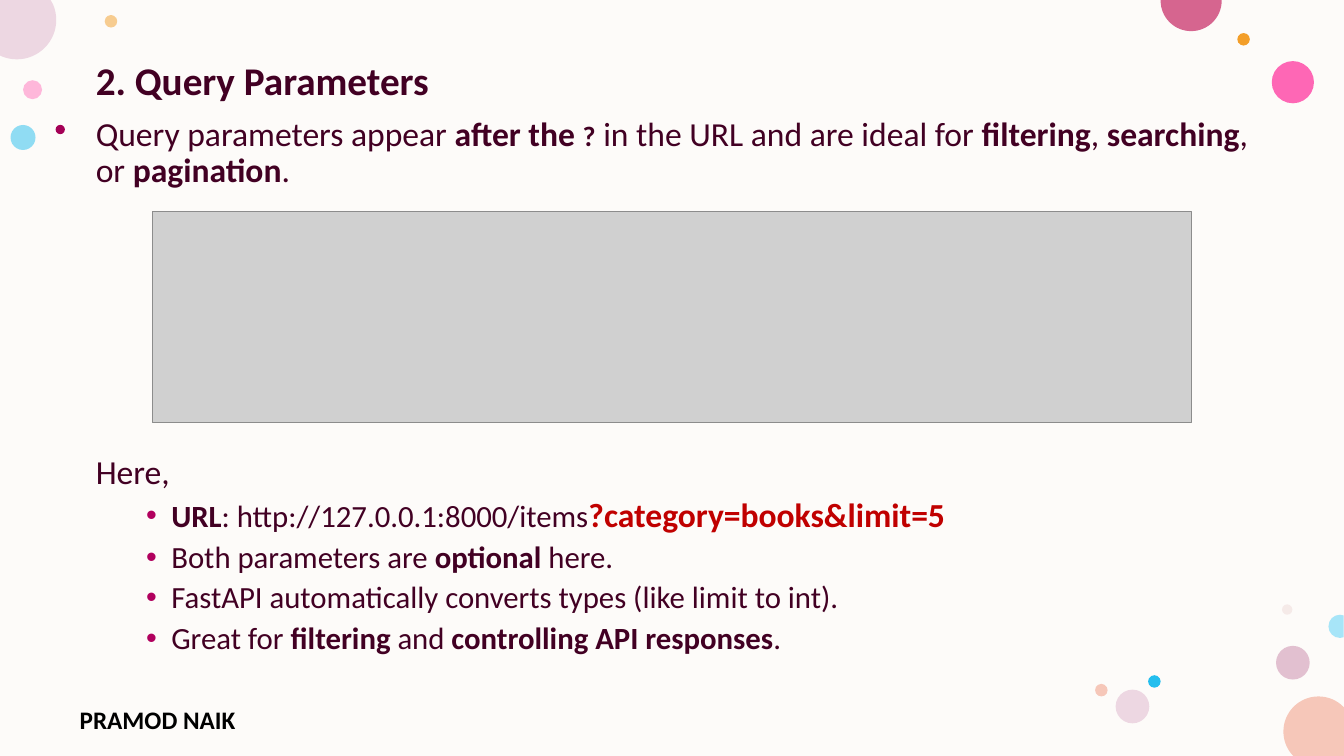
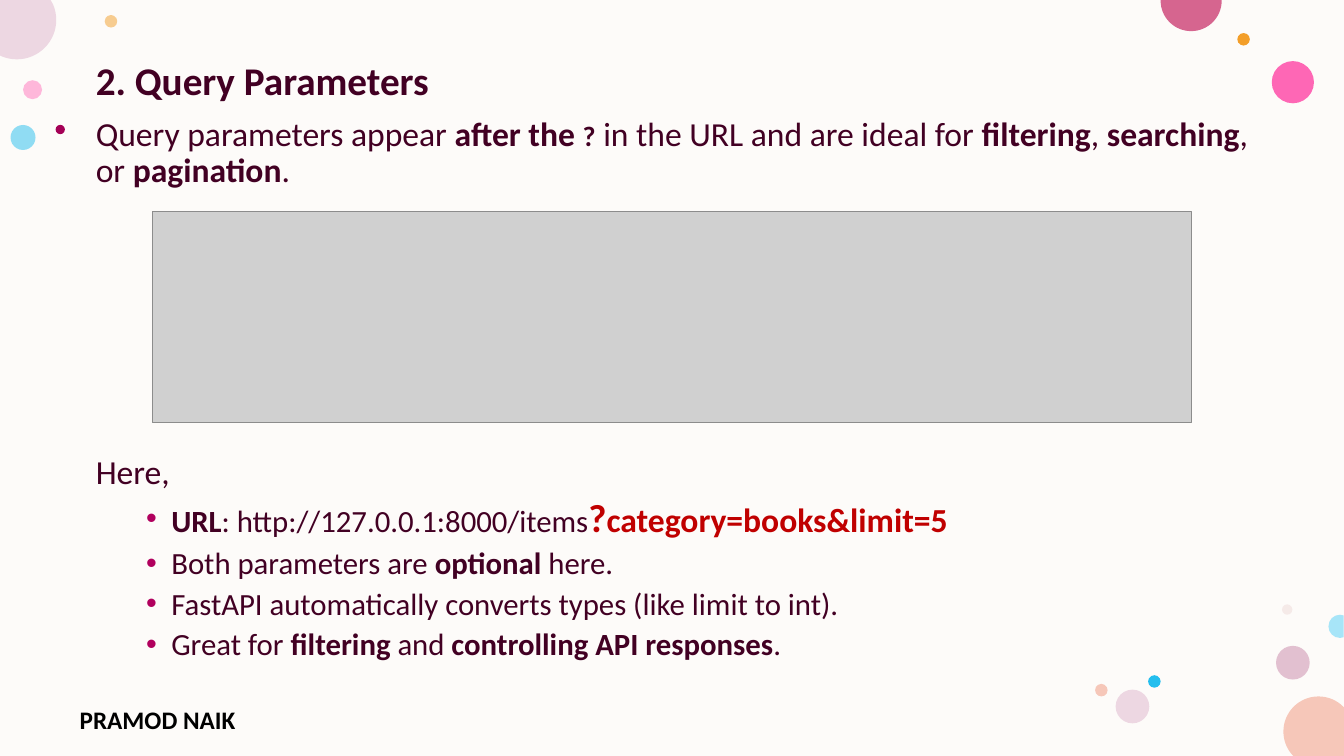
Before and after one commit to PRAMODNAIK-DEV/Backend-Dev-using-Python-FastAPI, a slide deck: slide 13 of FastAPI/FastAPI- Intermediate.pptx. Drawn at 1344x756 pixels with LibreOffice and Linux fonts; fonts in the diff are those of the drawing; grey boxes stand for pictures; background and template pictures are left out. Boxes give left, top, right and bottom in pixels: in the first picture for what was removed or moved away, otherwise in the second. Text is boxed around its words. In the diff, an @@ line names an element or a change of style, - is before the commit and + after.

```diff
--- a/FastAPI/FastAPI- Intermediate.pptx
+++ b/FastAPI/FastAPI- Intermediate.pptx
@@ text at (x1=171, y1=508, x2=948, y2=538): size 24 to 28 pt in "http://127.0.0.1:8000/items?category=books&limit=5" @@
```
Also in this commit, not shown: 1 other slide changed, 18 slides added, 3 other files.
